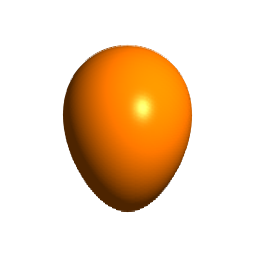
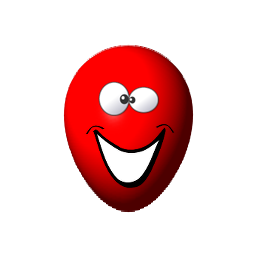
Before/after of a 256 x 256 layered artwork. What changed in the layer stack:
added layer "smile-clipart-black-and-white-mouth-smile-clip-art-tikigiki_smile-face-001.png" above "2_eyes (1).png" over (x1=84, y1=122, x2=176, y2=190)
added layer "Crystal_xeyes.png" above "mouth-smile-clip-art-nicubunu_Half_open_mouth.png" over (x1=98, y1=81, x2=160, y2=117)
added layer "curve_bend_dummylayer_b #4" above "Map to sphere #4" over (x1=63, y1=44, x2=194, y2=213)
hid "Orange Balloon" over (x1=62, y1=44, x2=193, y2=213)
